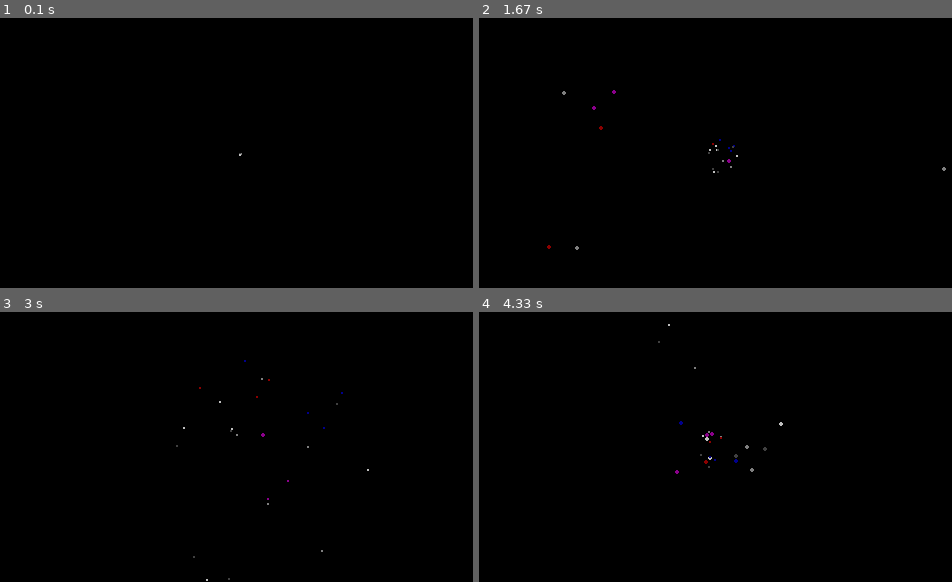
Above: before the commit, frames 1-4 (two rows, left to right).
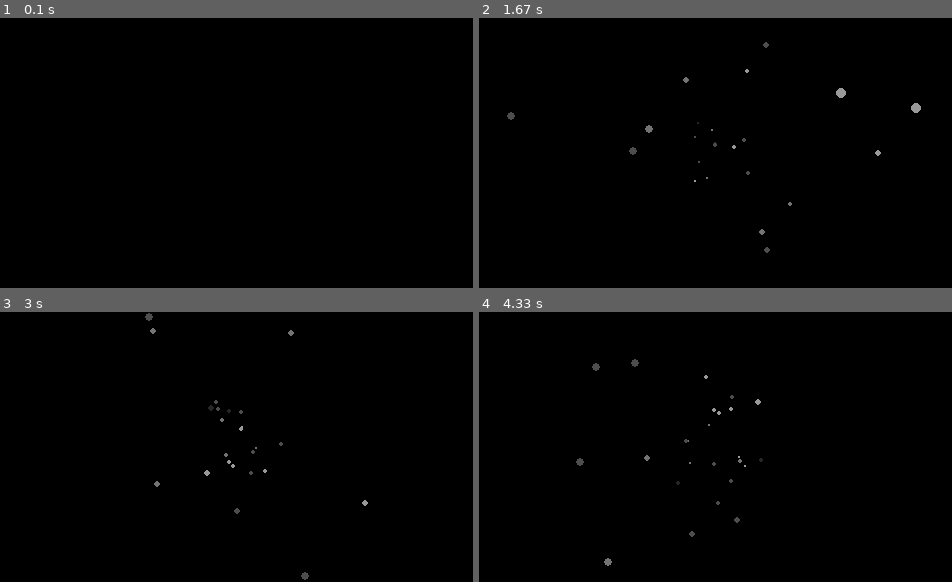
Above: after the commit, the same moments.

Repository: BlueMarth/Pygame_G4G
Game: pygame game, started from 6_Advanced/6.4.2_space.py
Same seed, same stepped clock (60 frames per second), same inputs: the game is played once before the commit and once after it.
Inputs:
- Up to frame 1 (0.1 s): no input
- Up to frame 2 (1.67 s): no input
- Up to frame 3 (3 s): no input
- Up to frame 4 (4.33 s): no input

The runs differ from the first frame. In frame 1, less than 0.1% of the frame differs, in the area x 50-52%, y 50-52%; in frame 2, 0.5%, in the area x 5-99%, y 8-88%; in frame 3, 0.4%; in frame 4, 0.5%.

Commit message:
bubble sort

Diff:
--- a/6_Advanced/6.4.2_space.py
+++ b/6_Advanced/6.4.2_space.py
@@ -8,8 +8,7 @@
 pygame.display.set_caption("Space")
 fps = 60
 
-color_list = ["white", "gray", "gray25", "gray50", "gray75",
-              "darkmagenta", "darkblue", "darkred"]
+color_list = ["gray15", "gray30", "gray45", "gray60"]
 stars = []
 
 for i in range(25):
@@ -50,7 +49,7 @@
         stars[i][0] += stars[i][4] * dx
         stars[i][1] += stars[i][4] * dy
         stars[i][4] = dist * stars[i][2] / 40
-        stars[i][2] += math.sqrt(dist) // 60
+        stars[i][2] += math.sqrt(dist) / 80
 
         # reset star position once outside of window
         if (((stars[i][0] <= 0) or (stars[i][0] >= SIZE[0]))
--- a/6_Advanced/6.5_BubbleSort.py
+++ b/6_Advanced/6.5_BubbleSort.py
@@ -0,0 +1,51 @@
+import pygame
+import random
+pygame.init()
+
+SIZE = [500,400]
+screen = pygame.display.set_mode(SIZE)
+
+pygame.display.set_caption("Bubble Sort")
+
+x = 40
+y = 40
+
+width = 20
+height = []
+for i in range(14):
+    height.append(random.randrange(1, 250))
+
+def show(height):
+    for i in range(len(height)):
+        pygame.draw.rect(screen, "red", (x+30*i, y, width, height[i]))
+
+while True:
+
+    execute = False
+
+    pygame.time.delay(10)
+    keys = pygame.key.get_pressed()
+
+    for event in pygame.event.get():
+        if event.type == pygame.QUIT:
+            pygame.quit()
+
+    if keys[pygame.K_SPACE]:
+        execute = True
+
+    if execute == False:
+        screen.fill("black")
+        show(height)
+        pygame.display.update
+    else:
+        for i in range(len(height)-1):
+            for j in range(len(height)-i-1):
+                if height[j] > height[j+1]:
+                    #swap
+                    temp = height[j]
+                    height[j] = height[j+1]
+                    height[j+1] = temp
+                screen.fill("black")
+                show(height)
+                pygame.time.delay(40)
+                pygame.display.update
